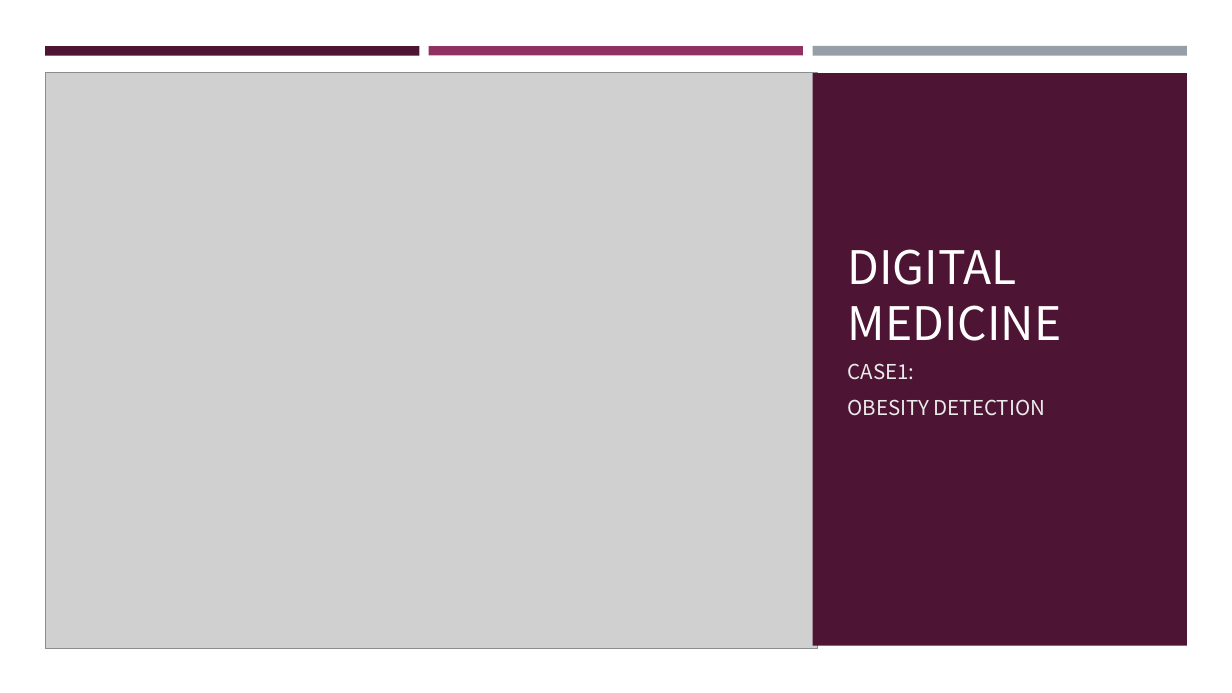
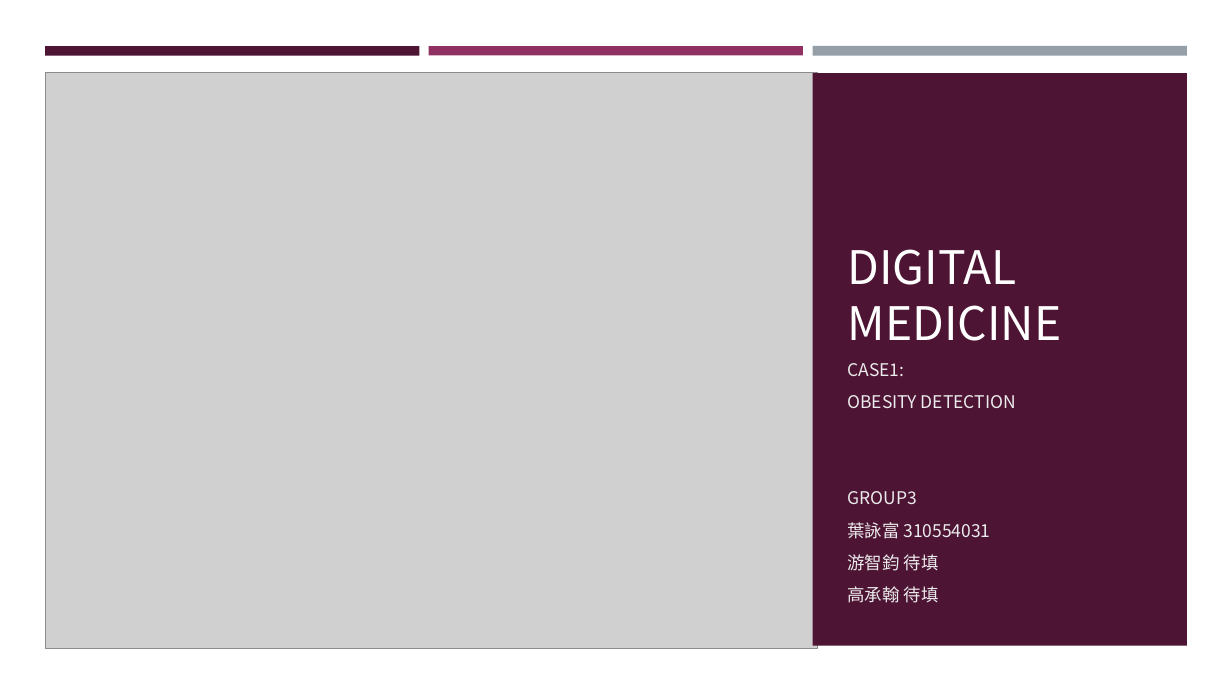
Before and after one commit to frankye1000/NYCU-DigitalMedicine, a slide deck: slide 1 of Case Presentation 1 Data/ppt/case1.pptx. Drawn at 1232x693 pixels with LibreOffice and Linux fonts; fonts in the diff are those of the drawing; grey boxes stand for pictures. Boxes give left, top, right and bottom in pixels: in the first picture for what was removed or moved away, otherwise in the second. Text is boxed around its words. In the diff, an @@ line names an element or a change of style, - is before the commit and + after.

```diff
--- a/Case Presentation 1 Data/ppt/case1.pptx
+++ b/Case Presentation 1 Data/ppt/case1.pptx
@@ subtitle at [848,363,1016,408]: size 16 to 13.6 pt in "CASE1:", "OBESITY DETECTION" @@
@@ subtitle at [848,491,991,603]: paragraphs added @@
+GROUP3
+葉詠富 310554031
+游智鈞 待填
+高承翰 待填
```
Also in this commit, not shown: 10 slides added, 1 slide removed, 3 other files.
